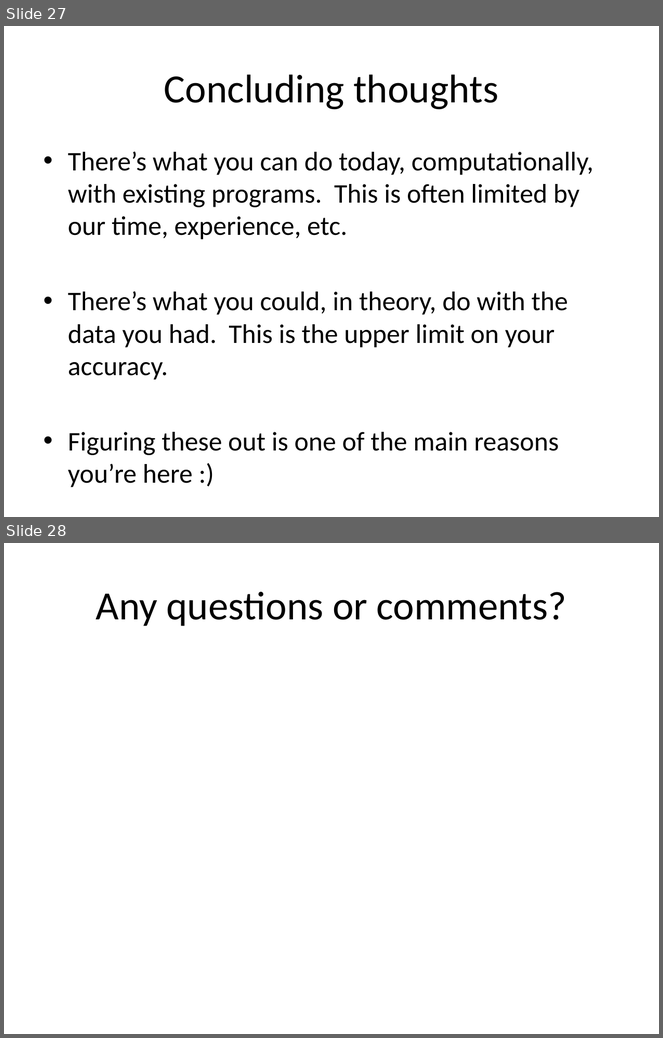
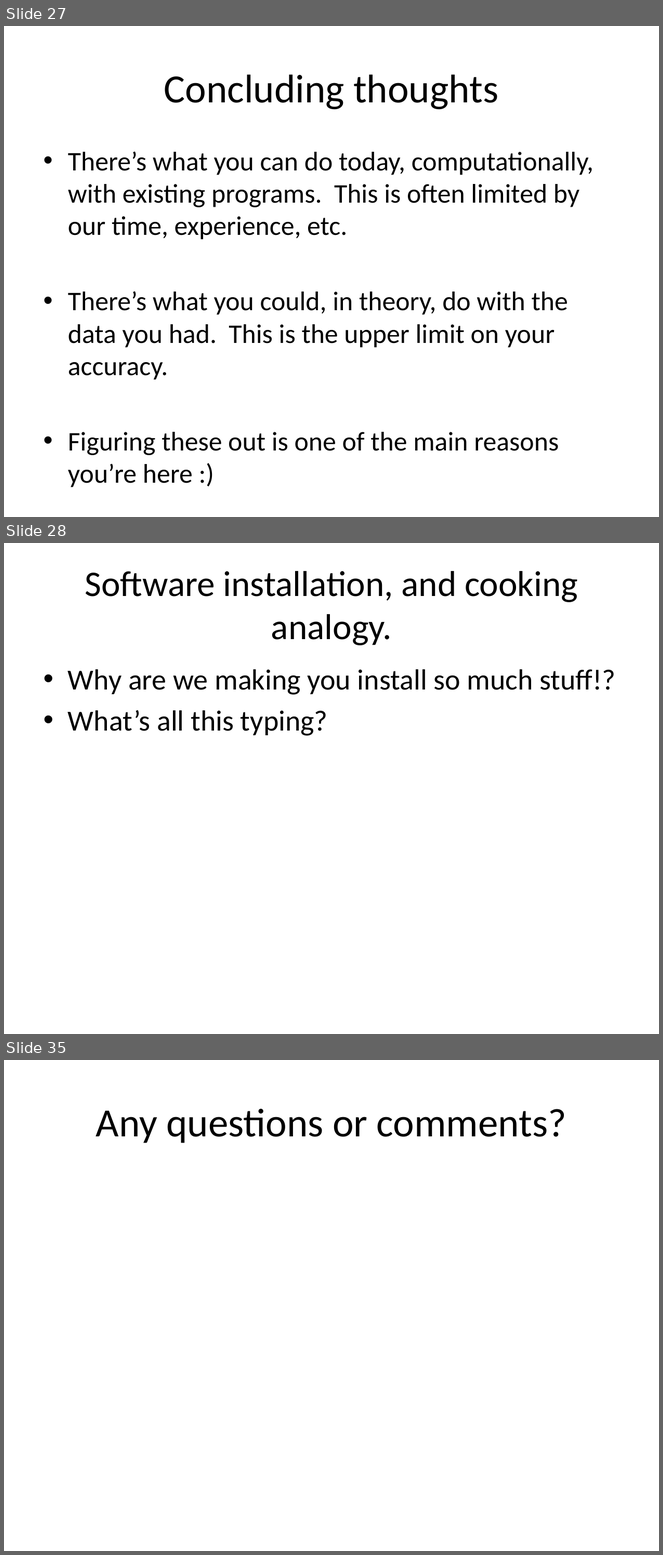
Before and after one commit to dib-lab/2013-caltech-workshop, a slide deck: _static/cemi-lecture-welcome.pptx. Shown one above the other, each under a label of ours: slides 27 and 28 before the commit, slides 27, 28 and 35 after it; the slides between them are not shown. The pictures are 663x1038 and 663x1555 pixels, drawn with LibreOffice and Linux fonts; fonts in the diff are those of the drawing. Boxes give left, top, right and bottom in pixels: in the first picture for what was removed or moved away, otherwise in the second. Text is boxed around its words. In the diff, an @@ line names an element or a change of style, - is before the commit and + after.

```diff
--- a/_static/cemi-lecture-welcome.pptx
+++ b/_static/cemi-lecture-welcome.pptx
@@ slide 28 added at bbox=[4, 543, 659, 1034], background #FFFFFF @@
@@ title added at bbox=[85, 571, 578, 645], 39.6 pt, text #000000 @@
+Software installation, and cooking analogy.
@@ text added at bbox=[68, 669, 616, 736], 32 pt, text #000000 @@
+• Why are we making you install so much stuff!?
+• What’s all this typing?
@@ what was slide 28 is now slide 35 @@
```
Also in this commit, not shown: 6 other slides added, 1 other file.
